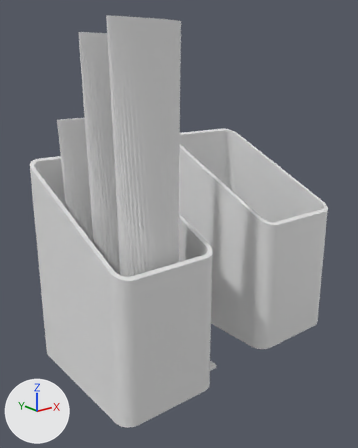
The Blender file skinkocchiali/blender/P09_Portacreme_occhi.blend as it was, and as the next commit left it.
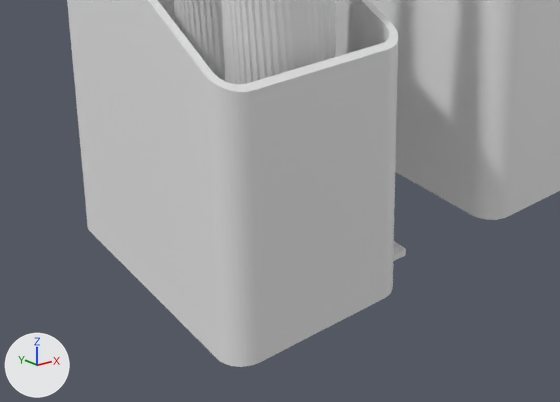
Each version appears first whole from a 50 mm lens placed at (-138.0, -144.0, 141.0), pointed at (9.0, 40.0, 67.0), and next in a close-up on the part from 0% to 83% of the width and 52% to 100% of the height. Lighting does not change. The marker at lower left points along +X, +Y and +Z. The last two pictures show the newer version.

In view in the first close-up: 'Ksecret_Seoul1988_30ml', 'P09_Portacreme_occhi', 'P10_Portacreme_interno', 'SKIN1004_Bakuchiol_20ml' and 2 more.
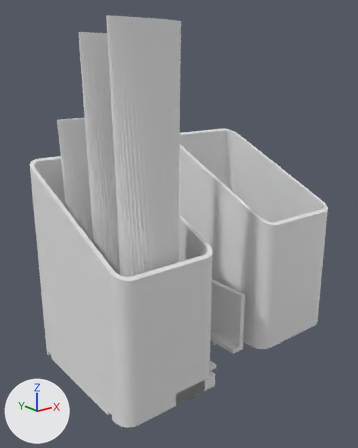
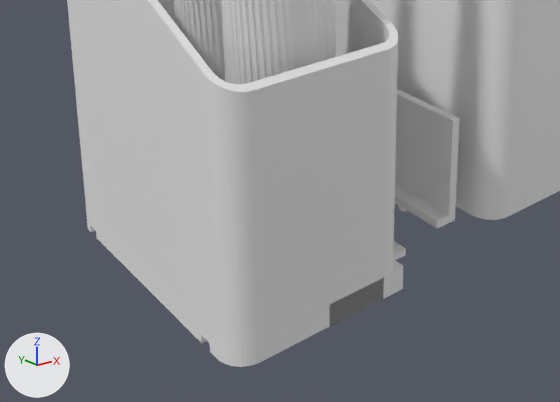
Location of each change, [x1, y1, x2, y2] in pixels of the close-ups (560 x 402 px):
'P08_Fermo_L', added: after [395, 89, 459, 229]
'P11_Prolunga_25', added: after [329, 259, 403, 326]

The change in detail:
Mesh me_p11_prolunga_25 is new.
It has 1093 vertices, 570 faces and spans x -25.0..-0.3, y 0.3..80.0, z 0.0..6.0.
Mesh me_p08_fermo_l is new.
It has 338 vertices, 672 faces and spans x 0.0..6.7, y 0.0..69.6, z 0.0..33.5.
Object 'P11_Prolunga_25' (ob_p11_prolunga_25) is new; it shows me_p11_prolunga_25.
Its location is (0.0, 0.0, 0.0).
Object 'P08_Fermo_L' (ob_p08_fermo_l) is new; it shows me_p08_fermo_l.
Its location is (18.0, 7.7, 2.5).
